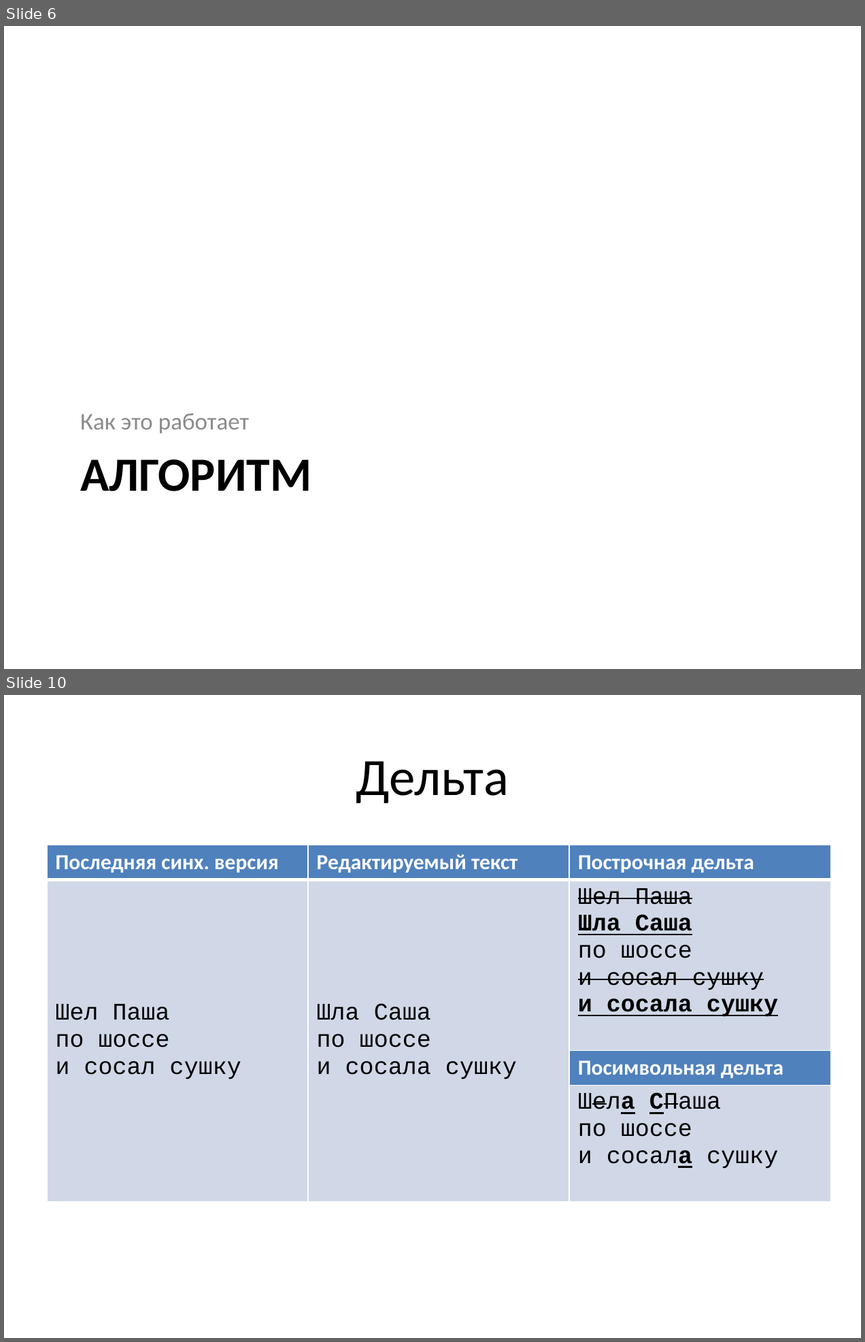
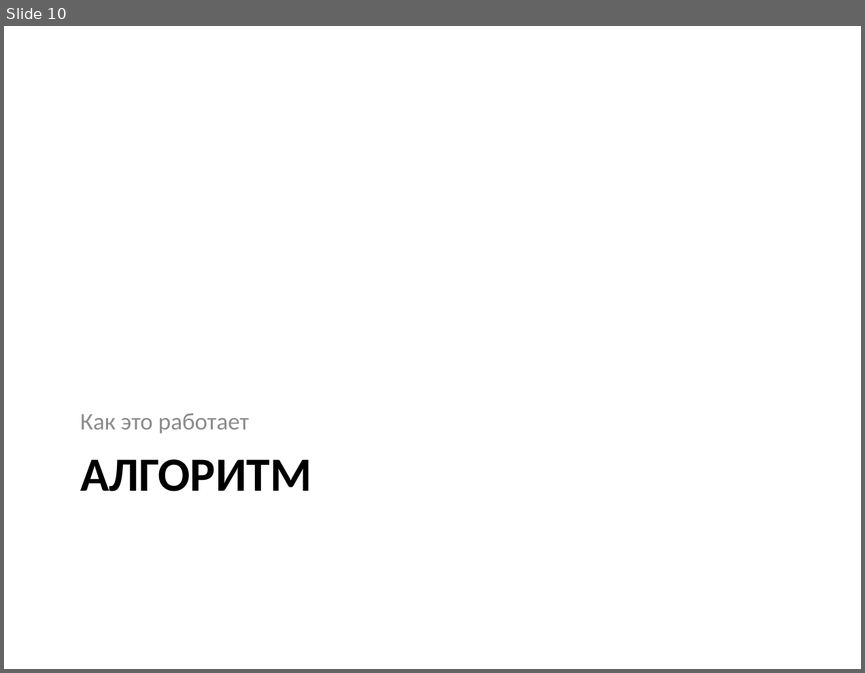
Before and after one commit to mikhail-putilov/archive, a slide deck: ВКР Путилов М.Ю. Презентация.pptx. Shown one above the other, each under a label of ours: slides 6 and 10 before the commit, slide 10 after it; the slides between them are not shown. The pictures are 865x1342 and 865x673 pixels, drawn with LibreOffice and Linux fonts; fonts in the diff are those of the drawing. Boxes give left, top, right and bottom in pixels: in the first picture for what was removed or moved away, otherwise in the second. Text is boxed around its words. In the diff, an @@ line names an element or a change of style, - is before the commit and + after.

```diff
--- a/ВКР Путилов М.Ю. Презентация.pptx
+++ b/ВКР Путилов М.Ю. Презентация.pptx
@@ slide 10 removed at box(4, 695, 861, 1338), background #FFFFFF @@
@@ title removed at box(356, 761, 509, 803) @@
-Дельта
@@ table removed at box(47, 845, 831, 1217), 4 rows, 3 columns @@
-Последняя синх. версия | Редактируемый текст | Построчная дельта
-Шел Паша / по шоссе / и сосал сушку | Шла Саша / по шоссе / и сосала сушку | Шел Паша / Шла Саша / по шоссе / и сосал сушку / и сосала сушку
- |  | Посимвольная дельта
- |  | Шела СПаша по шоссе и сосала сушку
@@ what was slide 6 is now slide 10 @@
```
Also in this commit, not shown: 5 slides changed, 16 slides added, 19 other slides removed, 17 other files.
